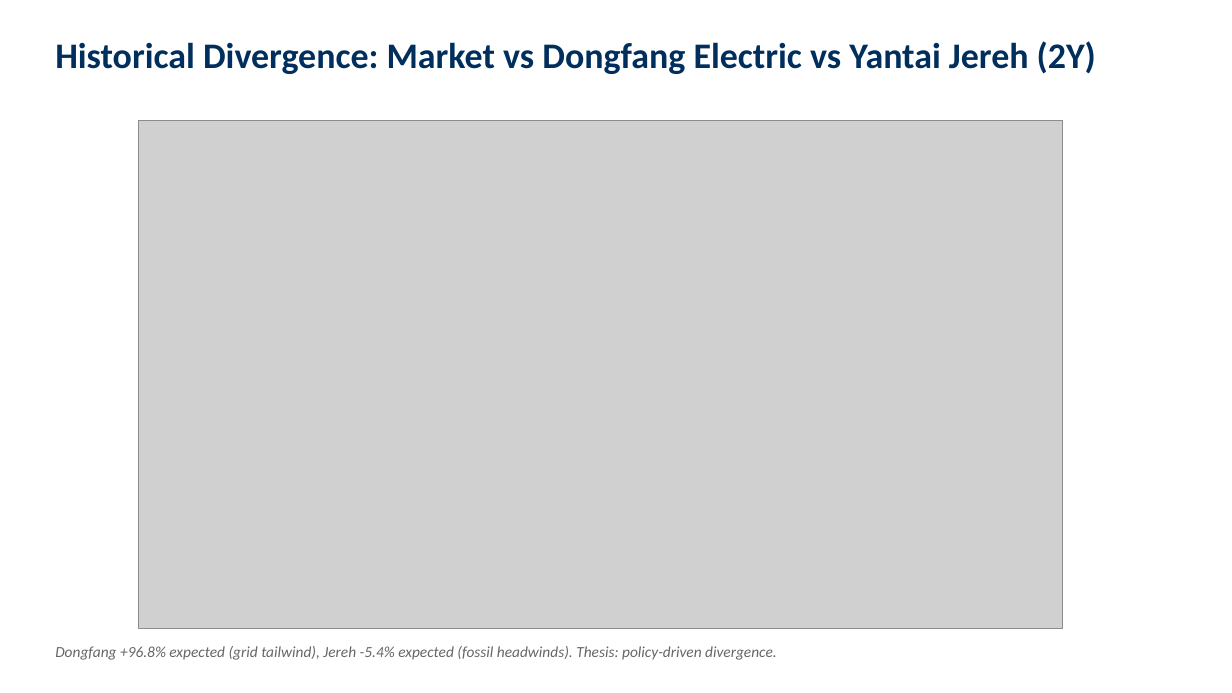
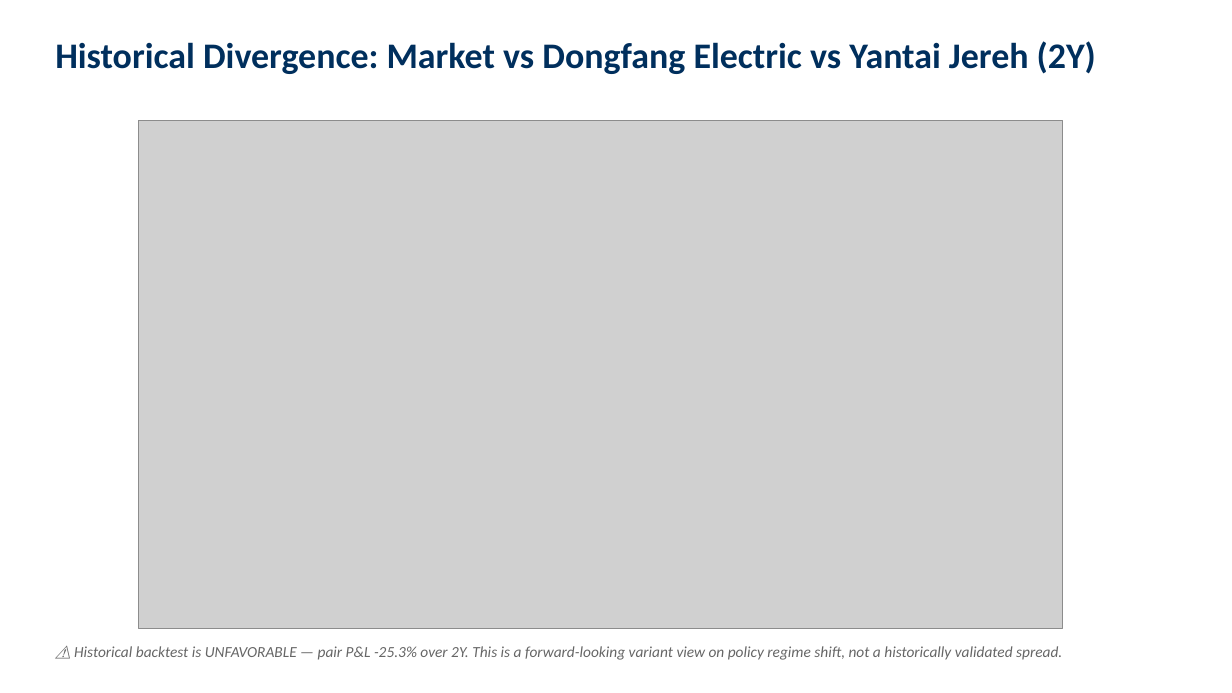
Before and after one commit to skumyol/ubs, a slide deck: slide 8 of deck/UBS_Pitch_Deck_AUTO.pptx. Drawn at 1232x693 pixels with LibreOffice and Linux fonts; fonts in the diff are those of the drawing; grey boxes stand for pictures. Boxes give left, top, right and bottom in pixels: in the first picture for what was removed or moved away, otherwise in the second. Text is boxed around its words. In the diff, an @@ line names an element or a change of style, - is before the commit and + after.

```diff
--- a/deck/UBS_Pitch_Deck_AUTO.pptx
+++ b/deck/UBS_Pitch_Deck_AUTO.pptx
@@ text at bbox=[74, 646, 1062, 660]: text changed @@
-Dongfang +96.8% expected (grid tailwind), Jereh -5.4% expected (fossil headwinds). Thesis: policy-driven divergence.
+⚠️ Historical backtest is UNFAVORABLE — pair P&L -25.3% over 2Y. This is a forward-looking variant view on policy regime shift, not a historically validated spread.
```
Also in this commit, not shown: 12 other slides changed, 2 slides added, 7 slides removed, 33 other files.
